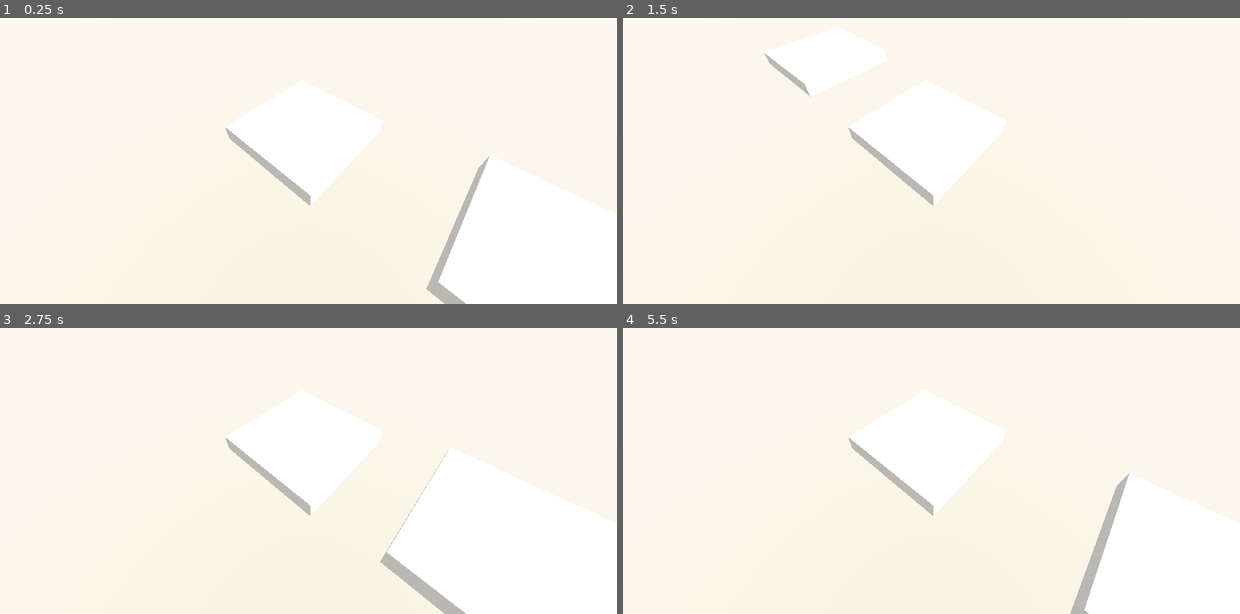
Above: before the commit, frames 1-4 (two rows, left to right).
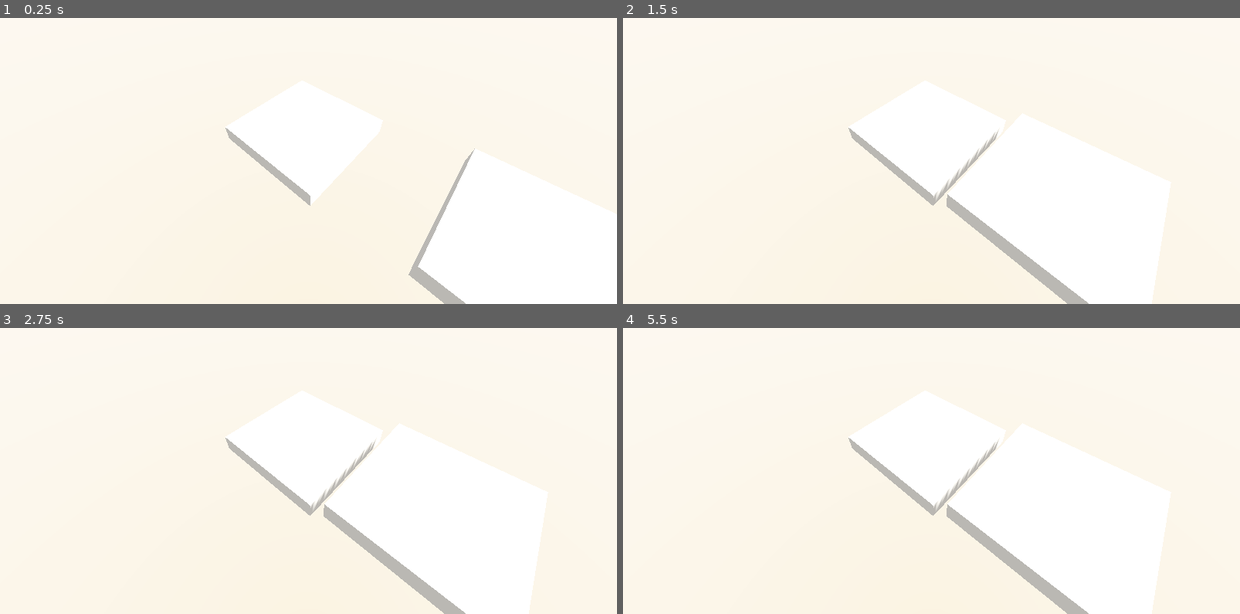
Above: after the commit, the same moments.

Repository: NahirJT/CookieMookie
Game: Godot game, scene res://scenes/main.tscn
Same seed, same stepped clock (60 frames per second), same inputs: the game is played once before the commit and once after it.
Inputs:
- Up to frame 1 (0.25 s): no input
- Up to frame 2 (1.5 s): tap Space (drop, bound only after the commit) at 0.6, 1.35 s
- Up to frame 3 (2.75 s): tap Space (drop, bound only after the commit) at 2.1 s
- Up to frame 4 (5.5 s): tap Space (drop, bound only after the commit) every 0.75 s from 2.85 to 5.1 s

The runs differ from the first frame. In frame 1, 1.0% of the frame differs, in the area x 66-80%, y 45-95%; in frame 2, 2.2%; in frame 3, 1.1%; in frame 4, 2.7%, in the area x 50-83%, y 38-100%.

Commit message:
Added drop/slice mechanics, falling pieces, perfect placement, camera movement, and game over handling

Diff:
--- a/project.godot
+++ b/project.godot
@@ -19,6 +19,14 @@
 
 project/assembly_name="CookieMookie"
 
+[input]
+
+drop={
+"deadzone": 0.2,
+"events": [Object(InputEventKey,"resource_local_to_scene":false,"resource_name":"","device":-1,"window_id":0,"alt_pressed":false,"shift_pressed":false,"ctrl_pressed":false,"meta_pressed":false,"pressed":false,"keycode":0,"physical_keycode":32,"key_label":0,"unicode":32,"location":0,"echo":false,"script":null)
+]
+}
+
 [rendering]
 
 renderer/rendering_method="gl_compatibility"
--- a/scripts/main.gd
+++ b/scripts/main.gd
@@ -10,8 +10,8 @@
 @export var minimum_overlap_to_continue: float = 0.01
 
 @onready var _cookie_scene: PackedScene = preload("uid://ypbcdx745n4b")
+@onready var _camera: Camera3D = $Camera3D
 @onready var _ui: Control = $CanvasLayer/UI
-@onready var _camera: Camera3D = $Camera3D
 @onready var _stack_root: Node3D = $StackRoot
 @onready var _moving_cookie_root: Node3D = $MovingCookie
 
@@ -23,7 +23,6 @@
 var _current_cookie: Node3D = null
 var _last_cookie: Node3D = null
 var _movement_time: float = 0.0
-var _camera_target_y: float = 6.0
 
 
 func _ready() -> void:
@@ -42,7 +41,6 @@
 	_last_cookie = null
 	game_over = false
 	_movement_time = 0.0
-	_camera_target_y = 6.0
 
 	_spawn_base_cookie()
 
@@ -83,15 +81,14 @@
 	_current_cookie.global_transform = Transform3D(Basis.IDENTITY, spawn_position)
 
 	_height_level += 1
-	_movement_time = 0.0
-
-
-func _move_current_cookie(delta: float) -> void:
+
+
+func _move_current_cookie(_delta: float) -> void:
 	if not _current_cookie or not _last_cookie:
 		return
 
 	var speed = movement_speed_base + _height_level * speed_increase_per_level
-	var offset = movement_range * sin(_movement_time * speed * 0.6 + _height_level * 0.5)
+	var offset = movement_range * sin(_movement_time * speed)
 
 	var last_position = _last_cookie.global_transform.origin
 	var new_position = _current_cookie.global_transform.origin
@@ -118,3 +115,182 @@
 
 	_movement_time += delta
 	_move_current_cookie(delta)
+
+	if Input.is_action_just_pressed("drop"):
+		_drop_cookie()
+
+
+func _drop_cookie() -> void:
+	if not _current_cookie or game_over:
+		return
+
+	var saved_transform = _current_cookie.global_transform
+	if _current_cookie.get_parent() == _moving_cookie_root:
+		_moving_cookie_root.remove_child(_current_cookie)
+
+	_stack_root.add_child(_current_cookie)
+	_current_cookie.global_transform = saved_transform
+
+	var info = _slice_with_last(_current_cookie, _last_cookie)
+	if info.get("game_over", false):
+		_on_game_over()
+		return
+
+	if info.get("perfect", false):
+		_current_cookie.set("width", _last_cookie.get("width"))
+		_current_cookie.set("depth", _last_cookie.get("depth"))
+		_current_cookie.call_deferred("update_mesh")
+
+		var tween = create_tween()
+		tween.tween_property(_current_cookie, "scale", Vector3(1.06, 1.06, 1.06), 0.08) \
+			.set_trans(Tween.TRANS_SINE).set_ease(Tween.EASE_OUT)
+		tween.tween_property(_current_cookie, "scale", Vector3.ONE, 0.08) \
+			.set_trans(Tween.TRANS_SINE).set_ease(Tween.EASE_IN)
+	else:
+		_current_cookie.set("width", info.get("remain_width"))
+		_current_cookie.set("depth", info.get("remain_depth"))
+		_current_cookie.call_deferred("update_mesh")
+
+		var falling_size: Vector3 = info.get("falling_size")
+		if falling_size.x > 0.001 or falling_size.z > 0.001:
+			_spawn_falling_piece(falling_size, info.get("falling_world_center"), info.get("axis"))
+
+	_last_cookie = _current_cookie
+	score += 1
+
+	# Bump camera up.
+	var camera_tween = create_tween()
+	var new_camera_pos = _camera.global_transform.origin + Vector3(0, cookie_height, 0)
+	camera_tween.tween_property(_camera, "global_transform:origin", new_camera_pos, 0.15) \
+		.set_trans(Tween.TRANS_SINE).set_ease(Tween.EASE_OUT)
+
+	_movement_axis = "z" if _movement_axis == "x" else "x"
+	_spawn_moving_cookie()
+
+
+func _slice_with_last(current: Node3D, previous: Node3D) -> Dictionary:
+	var axis = current.get("movement_axis")
+	var current_pos = current.global_transform.origin
+	var previous_pos = previous.global_transform.origin
+
+	var current_width = current.get("width")
+	var current_depth = current.get("depth")
+	var previous_width = previous.get("width")
+	var previous_depth = previous.get("depth")
+
+	var remain_width = current_width
+	var remain_depth = current_depth
+	var falling_size = Vector3.ZERO
+	var falling_world_center = Vector3.ZERO
+
+	if axis == "x":
+		var diff = current_pos.x - previous_pos.x
+		var overlap = previous_width - abs(diff)
+
+		# Check for perfect placement.
+		if abs(diff) <= perfect_threshold:
+			return {
+				"game_over": false,
+				"remain_width": previous_width,
+				"remain_depth": previous_depth,
+				"axis": axis,
+				"falling_size": Vector3.ZERO,
+				"falling_world_center": Vector3.ZERO,
+				"perfect": true
+			}
+
+		# Check for game over.
+		if overlap <= minimum_overlap_to_continue:
+			return {"game_over": true}
+
+		remain_width = overlap
+
+		# Reposition the current cookie to be centered on the overlap.
+		var new_center_x = previous_pos.x + diff * 0.5
+		var new_local = _stack_root.to_local(Vector3(new_center_x, current_pos.y, current_pos.z))
+		var pos = current.position
+		pos.x = new_local.x
+		current.position = pos
+
+		# Calculate falling piece.
+		var falling_piece_width = current_width - remain_width
+		if falling_piece_width > 0.001:
+			falling_size = Vector3(falling_piece_width, cookie_height, current_depth)
+			var direction_sign = 1.0 if diff >= 0.0 else -1.0
+			var falling_center_x = new_center_x + direction_sign * (remain_width * 0.5 + falling_piece_width * 0.5)
+			falling_world_center = Vector3(falling_center_x, current_pos.y, current_pos.z)
+	else:
+		var diff = current_pos.z - previous_pos.z
+		var overlap = previous_depth - abs(diff)
+
+		# Check for perfect placement.
+		if abs(diff) <= perfect_threshold:
+			return {
+				"game_over": false,
+				"remain_width": previous_width,
+				"remain_depth": previous_depth,
+				"axis": axis,
+				"falling_size": Vector3.ZERO,
+				"falling_world_center": Vector3.ZERO,
+				"perfect": true
+			}
+
+		# Check for game over.
+		if overlap <= minimum_overlap_to_continue:
+			return {"game_over": true}
+
+		remain_depth = overlap
+
+		# Reposition the current cookie to be centered on the overlap.
+		var new_center_z = previous_pos.z + diff * 0.5
+		var new_local = _stack_root.to_local(Vector3(current_pos.x, current_pos.y, new_center_z))
+		var pos = current.position
+		pos.z = new_local.z
+		current.position = pos
+
+		# Calculate falling piece.
+		var falling_piece_depth = current_depth - remain_depth
+		if falling_piece_depth > 0.001:
+			falling_size = Vector3(current_width, cookie_height, falling_piece_depth)
+			var direction_sign = 1.0 if diff >= 0.0 else -1.0
+			var falling_center_z = new_center_z + direction_sign * (remain_depth * 0.5 + falling_piece_depth * 0.5)
+			falling_world_center = Vector3(current_pos.x, current_pos.y, falling_center_z)
+
+	return {
+		"game_over": false,
+		"remain_width": remain_width,
+		"remain_depth": remain_depth,
+		"axis": axis,
+		"falling_size": falling_size,
+		"falling_world_center": falling_world_center,
+		"perfect": false
+	}
+
+
+func _spawn_falling_piece(size: Vector3, world_center: Vector3, _axis: String) -> void:
+	var falling_piece = _cookie_scene.instantiate() as Node3D
+	falling_piece.name = "FallingPiece"
+	falling_piece.set("width", size.x)
+	falling_piece.set("height", size.y)
+	falling_piece.set("depth", size.z)
+	falling_piece.call_deferred("update_mesh")
+
+	add_child(falling_piece)
+	falling_piece.global_transform.origin = world_center
+
+	var tween = create_tween()
+	tween.set_parallel(true)
+
+	var fall_target = world_center + Vector3(0, -10, 0)
+	tween.tween_property(falling_piece, "global_transform:origin", fall_target, 1.0) \
+		.set_trans(Tween.TRANS_QUAD).set_ease(Tween.EASE_IN)
+
+	var random_rotation = Vector3(randf_range(-2, 2), randf_range(-1, 1), randf_range(-2, 2))
+	tween.tween_property(falling_piece, "rotation", random_rotation, 1.0)
+
+	tween.chain().tween_callback(falling_piece.queue_free)
+
+
+func _on_game_over() -> void:
+	game_over = true
+	print("Game Over! Score: %d" % score)
